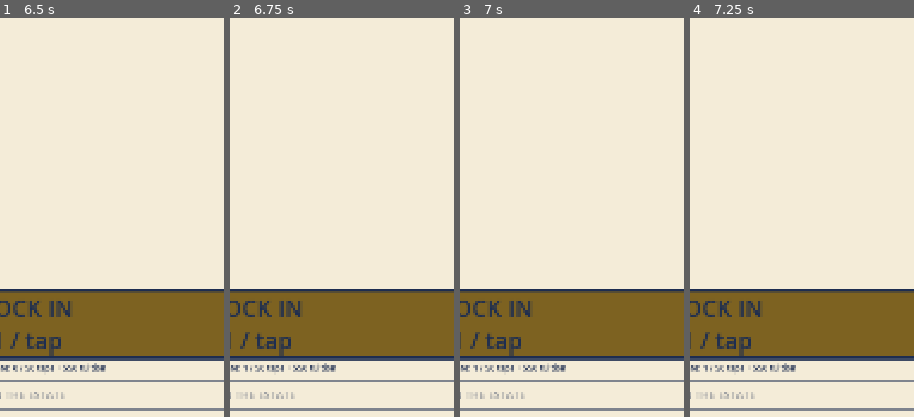
Above: before the commit, frames 1-4 (left to right).
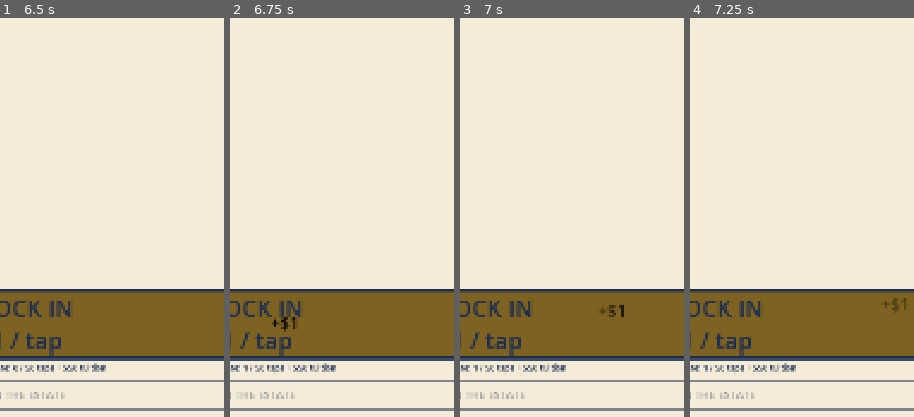
Above: after the commit, the same moments.

Repository: TimGoergen/american-tycoon
Game: Godot game, scene res://Main.tscn
Same seed, same stepped clock (60 frames per second), same inputs: the game is played once before the commit and once after it.
Inputs:
- Up to frame 1 (6.5 s): click "BUY MODE: ×1" at 0.5 s; click "BUY MODE: ×10" at 1.25 s; click "BUY MODE: ×100" at 2 s; click "BUY MODE: MAX" at 2.75 s; click "BUY ×1 $53" at 3.5 s; click "START" at 4.25 s; click "START" at 5 s; click "BUY ×1 $57" at 5.75 s
- Up to frame 2 (6.75 s): click "CLOCK IN $1 / tap" at 6.5 s
- Up to frame 3 (7 s): no input
- Up to frame 4 (7.25 s): no input
The pictures show only the part of the screen within x 46-96%, y 50-100%; the shares and areas given below are measured in that part.

Frame 1 is identical in both runs. In frame 2, 0.2% of the frame differs, in the area x 18-30%, y 74-79%; in frame 3, 0.2%; in frame 4, 0.1%.

Commit message:
Clock-in: brighter sweep + floating "+income" indicators per tap
- Intensify the held gliding highlight: FLASH_LIGHTEN 0.25 -> 0.45 and
  SWEEP_PEAK_ALPHA 0.55 -> 0.9, so the band reads as a bright, intense
  sweep instead of a faint sheen.
- On every wage tap that earns income (manual OR a held auto-tap pulse),
  spawn a small black "+income" label that rises from a slightly random
  spot and drifts toward the right end of the button while fading out,
  then frees itself. Amount matches WageState.tap_wage (base x frenzy x
  wage multiplier, floored).

Co-Authored-By: Claude Opus 4.8 <noreply@anthropic.com>

Diff:
--- a/game/scripts/ui/WagePanel.gd
+++ b/game/scripts/ui/WagePanel.gd
@@ -39,8 +39,9 @@
 const FLASH_DURATION := 0.05
 
 ## How far the gold is lightened toward white at the peak of a tap blink and at the
-## core of the gliding highlight band (0 = none, 1 = pure white).
-const FLASH_LIGHTEN := 0.25
+## core of the gliding highlight band (0 = none, 1 = pure white). High, so the
+## held sweep reads as a bright, intense band of light.
+const FLASH_LIGHTEN := 0.45
 
 ## Seconds for one full left→right→left glide of the held highlight band. Slow on
 ## purpose, so the held state reads as a calm sweep rather than a flicker.
@@ -55,11 +56,18 @@
 const SWEEP_WIDTH_FRACTION := 0.4
 
 ## Peak opacity of the highlight band at its center (it feathers to 0 at its edges).
-const SWEEP_PEAK_ALPHA := 0.55
+## Near-opaque, so the gliding band is bright and intense rather than a faint sheen.
+const SWEEP_PEAK_ALPHA := 0.9
 
 ## Inset (px) that keeps the highlight band inside the meter's navy frame; matches
 ## the frame thickness used in UiPalette.style_gold_progress.
 const SWEEP_FRAME_INSET := 8.0
+
+## Floating "+income" indicators: font size, how long each rises before vanishing,
+## and how far up it travels as a fraction of the meter's height.
+const INCOME_FLOAT_FONT_SIZE := 40
+const INCOME_FLOAT_DURATION := 0.9
+const INCOME_FLOAT_RISE_FRACTION := 0.5
 
 ## Seconds left in the current manual-tap blink. >0 means the blink is showing.
 var _flash_remaining := 0.0
@@ -143,7 +151,8 @@
 	_wage_button.action_mode = BaseButton.ACTION_MODE_BUTTON_PRESS
 	_wage_button.pressed.connect(func() -> void:
 		wage_tapped.emit()
-		_pulse_impact())
+		_pulse_impact()
+		_spawn_income_float(_current_tap_income()))
 	_wage_meter.add_child(_wage_button)
 
 	# Compact context line (not enlarged): which title you hold and what's next.
@@ -231,12 +240,14 @@
 	while _hold_accumulator >= pulse_interval:
 		_hold_accumulator -= pulse_interval
 		wage_hold_tapped.emit()
-		# No per-tap blink here: while held, the breathing pulse (see
-		# _update_plate_glow) is the active-state cue instead.
-
-
-## Arm a single brief manual-tap blink. The color itself is applied by
-## _update_plate_glow, which combines this blink with the held breathing pulse.
+		# No per-tap blink here: the gliding highlight (see _update_plate_glow) is
+		# the held-state cue. But each held pulse still earns income, so it gets the
+		# same floating "+income" indicator a manual tap does.
+		_spawn_income_float(_current_tap_income())
+
+
+## Arm a single brief manual-tap blink. The color itself is applied on the plate by
+## _update_plate_glow (the held glide is drawn separately by _draw_sweep).
 func _pulse_impact() -> void:
 	_flash_remaining = FLASH_DURATION
 
@@ -296,3 +307,54 @@
 		var x_right := clampf(x + slice_w + 1.0, x_min, x_max)
 		if x_right > x_left:
 			_sweep_overlay.draw_rect(Rect2(x_left, top, x_right - x_left, height), highlight)
+
+
+## The dollars one wage tap earns right now — the same figure WageState.tap_wage
+## pays (base wage × frenzy × the Old-Money Connections wage multiplier), floored.
+## Used to label the floating "+income" indicators.
+func _current_tap_income() -> float:
+	var title := _wage.get_current_title()
+	return floorf(title.wage_per_tap * _frenzy.get_multiplier() * _wage.wage_multiplier)
+
+
+## Spawn a small black "+income" label that rises from a slightly random spot and
+## drifts toward the right end of the button while fading out, then frees itself —
+## a per-tap progress flourish that fires on manual taps and held auto-taps alike.
+func _spawn_income_float(amount: float) -> void:
+	if amount <= 0.0:
+		return
+	var meter_size := _wage_meter.size
+	if meter_size.x <= 0.0 or meter_size.y <= 0.0:
+		return
+
+	var label := Label.new()
+	label.text = "+%s" % Money.of(amount).display()
+	label.add_theme_color_override("font_color", Color.BLACK)
+	label.add_theme_font_size_override("font_size", INCOME_FLOAT_FONT_SIZE)
+	label.mouse_filter = Control.MOUSE_FILTER_IGNORE
+	_wage_meter.add_child(label)
+
+	# Start at a slightly random spot in the left-center of the button; end near the
+	# right edge, risen by INCOME_FLOAT_RISE_FRACTION of the button's height. The
+	# text width keeps the right-end target fully on the plate.
+	var text_width := ThemeDB.fallback_font.get_string_size(
+		label.text, HORIZONTAL_ALIGNMENT_LEFT, -1, INCOME_FLOAT_FONT_SIZE
+	).x
+	var start_pos := Vector2(
+		randf_range(meter_size.x * 0.12, meter_size.x * 0.45),
+		randf_range(meter_size.y * 0.35, meter_size.y * 0.6)
+	)
+	var end_pos := Vector2(
+		maxf(start_pos.x, meter_size.x - SWEEP_FRAME_INSET - text_width - 6.0),
+		start_pos.y - meter_size.y * INCOME_FLOAT_RISE_FRACTION
+	)
+	label.position = start_pos
+
+	# Rise + drift right while fading, then free the label when the motion ends.
+	var tween := create_tween()
+	tween.set_parallel(true)
+	tween.tween_property(label, "position", end_pos, INCOME_FLOAT_DURATION) \
+		.set_trans(Tween.TRANS_QUAD).set_ease(Tween.EASE_OUT)
+	tween.tween_property(label, "modulate:a", 0.0, INCOME_FLOAT_DURATION) \
+		.set_trans(Tween.TRANS_QUAD).set_ease(Tween.EASE_IN)
+	tween.finished.connect(label.queue_free)
